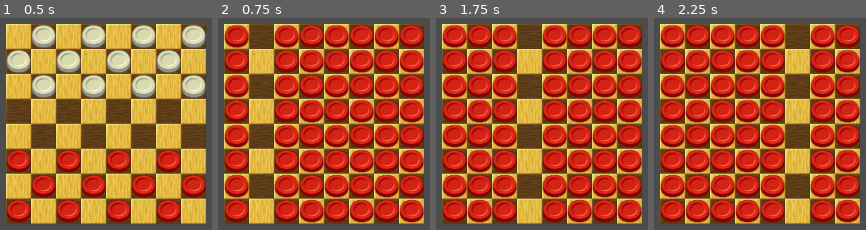
Above: before the commit, frames 1-4 (left to right).
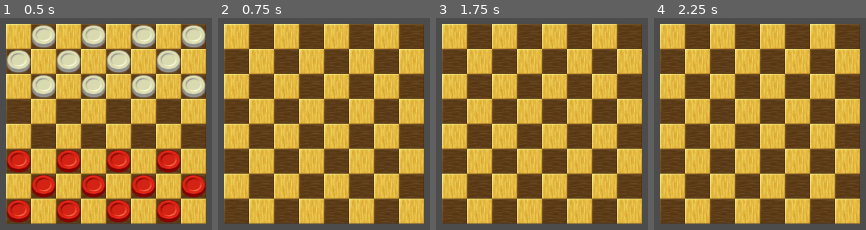
Above: after the commit, the same moments.

Repository: rcoconnor/GodotCheckers2
Game: Godot game, scene res://obj/BoardController.tscn
The game is run twice, just before and just after one commit, with the same random seed, the same clock (stepped at 60 frames per second) and the same inputs.
Inputs (mouse positions are in pixels of both pictures, inside the frame that each line leads up to):
- Up to frame 1 (0.5 s): no input
- Up to frame 2 (0.75 s): tap Enter (ui_accept) at 0.5 s; move the mouse to (237, 210) at 0.52 s; hold Enter (ui_accept) from 0.53 s (still down)
- Up to frame 3 (1.75 s): move the mouse to (503, 210) at 1.27 s; release Enter (ui_accept) at 1.28 s; click (503, 210) at 1.35 s; tap Enter (ui_accept) at 1.52, 1.55 s
- Up to frame 4 (2.25 s): tap Enter (ui_accept) at 1.82 s; move the mouse to (772, 210) at 2.02 s; hold Enter (ui_accept) from 2.03 s (still down)

Frame 1 is identical in both runs. In frame 2, 57% of the frame differs, in the area x 2-98%, y 3-97%; in frame 3, 57%; in frame 4, 57%.

Commit message:
added is_valid_move functionality

Diff:
--- a/project.godot
+++ b/project.godot
@@ -13,15 +13,9 @@
 "class": "Bitboard",
 "language": "GDScript",
 "path": "res://src/Bitboard.gd"
-}, {
-"base": "Node2D",
-"class": "ClickableSprite",
-"language": "GDScript",
-"path": "res://src/ClickableSprite.gd"
 } ]
 _global_script_class_icons={
-"Bitboard": "",
-"ClickableSprite": ""
+"Bitboard": ""
 }
 
 [application]
--- a/src/Bitboard.gd
+++ b/src/Bitboard.gd
@@ -30,6 +30,7 @@
 
 func _update(_delta):
     pass
+
 
 func shift_right():
     board_state = ( board_state >> 1 ) & CLEAR_SIGN_BIT
--- a/src/BitboardFunctions.gd
+++ b/src/BitboardFunctions.gd
@@ -6,7 +6,7 @@
 # This class implements static helper functions for the Bitboard class
 
 enum RANK { RANK_1 = 0, RANK_2 = 1,RANK_3 = 2, RANK_4 = 3, RANK_5 = 4, RANK_6 = 5, RANK_7 = 6, RANK_8 = 7}
-enum FILE { FILE_1, FILE_2, FILE_3, FILE_4, FILE_5, FILE_6, FILE_7, FILE_8 }
+enum FILE { FILE_A, FILE_B, FILE_C, FILE_D, FILE_E, FILE_F, FILE_G, FILE_H }
 
 
 
@@ -14,6 +14,7 @@
 var MASK_RANK = {}
 var CLEAR_FILE = {}
 var MASK_FILE = {}
+var PIECE_TABLE = {}
 
 func create_mask_rank():
     MASK_RANK[ RANK.RANK_1 ] = Bitboard.new()
@@ -35,41 +36,41 @@
 
 
 func create_clear_file():
-    CLEAR_FILE[ FILE.FILE_1 ] = Bitboard.new()
-    CLEAR_FILE[ FILE.FILE_1 ].set_state(true,  0x7EFEFEFEFEFEFEFE)
-    CLEAR_FILE[ FILE.FILE_2 ] = Bitboard.new()
-    CLEAR_FILE[ FILE.FILE_2 ].set_state(true,  0x7DFDFDFDFDFDFDFD)
-    CLEAR_FILE[ FILE.FILE_3 ] = Bitboard.new()
-    CLEAR_FILE[ FILE.FILE_3 ].set_state(true,  0x7BFBFBFBFBFBFBFB)
-    CLEAR_FILE[ FILE.FILE_4 ] = Bitboard.new()
-    CLEAR_FILE[ FILE.FILE_4 ].set_state(true,  0x77F7F7F7F7F7F7F7)
-    CLEAR_FILE[ FILE.FILE_5 ] = Bitboard.new()
-    CLEAR_FILE[ FILE.FILE_5 ].set_state(true,  0x6FEFEFEFEFEFEFEF)
-    CLEAR_FILE[ FILE.FILE_6 ] = Bitboard.new()
-    CLEAR_FILE[ FILE.FILE_6 ].set_state(true,  0x5FDFDFDFDFDFDFDF)
-    CLEAR_FILE[ FILE.FILE_7 ] = Bitboard.new()
-    CLEAR_FILE[ FILE.FILE_7 ].set_state(true,  0x3FBFBFBFBFBFBFBF)
-    CLEAR_FILE[ FILE.FILE_8 ] = Bitboard.new()
-    CLEAR_FILE[ FILE.FILE_8 ].set_state(false, 0x7F7F7F7F7F7F7F7F)
+    CLEAR_FILE[ FILE.FILE_A ] = Bitboard.new()
+    CLEAR_FILE[ FILE.FILE_A ].set_state(true,  0x7EFEFEFEFEFEFEFE)
+    CLEAR_FILE[ FILE.FILE_B ] = Bitboard.new()
+    CLEAR_FILE[ FILE.FILE_B ].set_state(true,  0x7DFDFDFDFDFDFDFD)
+    CLEAR_FILE[ FILE.FILE_C ] = Bitboard.new()
+    CLEAR_FILE[ FILE.FILE_C ].set_state(true,  0x7BFBFBFBFBFBFBFB)
+    CLEAR_FILE[ FILE.FILE_D ] = Bitboard.new()
+    CLEAR_FILE[ FILE.FILE_D ].set_state(true,  0x77F7F7F7F7F7F7F7)
+    CLEAR_FILE[ FILE.FILE_E ] = Bitboard.new()
+    CLEAR_FILE[ FILE.FILE_E ].set_state(true,  0x6FEFEFEFEFEFEFEF)
+    CLEAR_FILE[ FILE.FILE_F ] = Bitboard.new()
+    CLEAR_FILE[ FILE.FILE_F ].set_state(true,  0x5FDFDFDFDFDFDFDF)
+    CLEAR_FILE[ FILE.FILE_G ] = Bitboard.new()
+    CLEAR_FILE[ FILE.FILE_G ].set_state(true,  0x3FBFBFBFBFBFBFBF)
+    CLEAR_FILE[ FILE.FILE_H ] = Bitboard.new()
+    CLEAR_FILE[ FILE.FILE_H ].set_state(false, 0x7F7F7F7F7F7F7F7F)
 
 
 func create_mask_file():
-    MASK_FILE[ FILE.FILE_1 ] = Bitboard.new()
-    MASK_FILE[ FILE.FILE_1 ].set_state(false, 0x0101010101010101)
-    MASK_FILE[ FILE.FILE_2 ] = Bitboard.new()
-    MASK_FILE[ FILE.FILE_2 ].set_state(false, 0x0202020202020202)
-    MASK_FILE[ FILE.FILE_3 ] = Bitboard.new()
-    MASK_FILE[ FILE.FILE_3 ].set_state(false, 0x0404040404040404)
-    MASK_FILE[ FILE.FILE_4 ] = Bitboard.new()
-    MASK_FILE[ FILE.FILE_4 ].set_state(false, 0x0808080808080808)
-    MASK_FILE[ FILE.FILE_5 ] = Bitboard.new()
-    MASK_FILE[ FILE.FILE_5 ].set_state(false, 0x1010101010101010)
-    MASK_FILE[ FILE.FILE_6 ] = Bitboard.new()
-    MASK_FILE[ FILE.FILE_6 ].set_state(false, 0x2020202020202020)
-    MASK_FILE[ FILE.FILE_7 ] = Bitboard.new()
-    MASK_FILE[ FILE.FILE_7 ].set_state(false, 0x4040404040404040)
-    MASK_FILE[ FILE.FILE_8 ] = Bitboard.new()
-    MASK_FILE[ FILE.FILE_8 ].set_state(true,  0x0080808080808080)
+    MASK_FILE[ FILE.FILE_A ] = Bitboard.new()
+    MASK_FILE[ FILE.FILE_A ].set_state(false, 0x0101010101010101)
+    MASK_FILE[ FILE.FILE_B ] = Bitboard.new()
+    MASK_FILE[ FILE.FILE_B ].set_state(false, 0x0202020202020202)
+    MASK_FILE[ FILE.FILE_C ] = Bitboard.new()
+    MASK_FILE[ FILE.FILE_C ].set_state(false, 0x0404040404040404)
+    MASK_FILE[ FILE.FILE_D ] = Bitboard.new()
+    MASK_FILE[ FILE.FILE_D ].set_state(false, 0x0808080808080808)
+    MASK_FILE[ FILE.FILE_E ] = Bitboard.new()
+    MASK_FILE[ FILE.FILE_E ].set_state(false, 0x1010101010101010)
+    MASK_FILE[ FILE.FILE_F ] = Bitboard.new()
+    MASK_FILE[ FILE.FILE_F ].set_state(false, 0x2020202020202020)
+    MASK_FILE[ FILE.FILE_G ] = Bitboard.new()
+    MASK_FILE[ FILE.FILE_G ].set_state(false, 0x4040404040404040)
+    MASK_FILE[ FILE.FILE_H ] = Bitboard.new()
+    MASK_FILE[ FILE.FILE_H ].set_state(true,  0x0080808080808080)
 
 
 func create_clear_rank():
@@ -99,13 +100,38 @@
     CLEAR_RANK[RANK.RANK_8].set_state(false, 0x00FFFFFFFFFFFFFF)
 
 
+func create_piece_table():
+    var start_board = Bitboard.new()
+    start_board.set_state(false, 1)
+    for i in range(64):
+        var cur_board = multiple_shift_left(start_board, i)
+        PIECE_TABLE[i] = cur_board
+
+
+# returns a copy of board shifted num_times times
+static func multiple_shift_right(board, num_times):
+    var board_to_return = Bitboard.new()
+    board_to_return.set_state(board.get_msb(), board.get_board_state())
+    for i in range(num_times):
+        board_to_return.shift_right()
+    return board_to_return
+
+static func multiple_shift_left(board, num_times):
+    var board_to_return = Bitboard.new()
+    board_to_return.set_state(board.get_msb(), board.get_board_state())
+    if num_times != 0:
+        for i in range(num_times):
+            board_to_return.shift_left()
+    return board_to_return
+
+
 
 func _init():
     create_clear_rank()
     create_mask_rank()
     create_clear_file()
     create_mask_file()
-
+    create_piece_table()
 
 static func LOGICAL_OR(first_bitboard, second_bitboard):
     var new_msb = first_bitboard.get_msb() || second_bitboard.get_msb()
@@ -120,3 +146,17 @@
     var new_board = Bitboard.new()
     new_board.set_state(new_msb, new_state)
     return new_board
+
+
+
+const CLEAR_SIGN_BIT = 0x7FFFFFFFFFFFFFFF
+
+static func LOGICAL_NOT(bitboard):
+    #print("original board: ", bitboard.to_string())
+    var new_msb = ( !bitboard.get_msb() )
+    var new_state = (( ~bitboard.get_board_state() ) & CLEAR_SIGN_BIT)
+    #print("new state: %016x" % ( new_state  ))
+    var new_board = Bitboard.new()
+    new_board.set_state(new_msb, new_state)
+    #print("    new board: ", new_board.to_string())
+    return new_board
--- a/src/BoardController.gd
+++ b/src/BoardController.gd
@@ -22,6 +22,9 @@
 
 var board_functions
 var index = 0
+
+#var move_to_show = null
+
 # Called when the node enters the scene tree for the first time.
 func _ready():
     #var lookup = Lookup.new()
@@ -41,12 +44,14 @@
         target_piece.set_new_global_pos(mouse_pos)
         #target_piece.set_new_global_position(mouse_pos)
 
+
 func _input(event):
     if event.is_action_pressed("ui_accept"):  # space bar
         $PieceManager.clear_board()
         #print("rank 0: ", lookup.CLEAR_RANK)
-        $PieceManager.instance_pieces($PieceManager.DarkPiece, board_functions.CLEAR_FILE[index])
-        index+=1
+        #$PieceManager.instance_pieces($PieceManager.DarkPiece, board_functions.MASK_FILE[index])
+        #if (move_to_show != null):
+            #$PieceManager.instance_pieces($PieceManager.DarkPiece, move_to_show)
     if(event.is_action_pressed("Left Click")):
         pass
         #   if (event.is_action_pressed("Left Click")):
@@ -58,7 +63,9 @@
 
 
 func select_piece_received(node):
-    print("the piece has been received")
+#   print("the piece has been received")
+#   print("rank: ", node.get_rank())
+#   print("file: ", node.get_file())
     if (has_target == false):
         original_pos = node.global_position
         has_target = true
@@ -73,10 +80,18 @@
 
 # called when a square has been clicked
 func selected_signal_received(square_rank, square_file):
+    #   print("a square has been clicked")
     if (has_target):
         if (target_piece.get_rank() != square_rank && target_piece.get_file() != square_file):
-            has_target = false
-            $PieceManager.refresh_board()
+            var is_valid_move = target_piece.compute_is_valid_move(square_rank, square_file, $PieceManager.get_dark_piece_state())
+            #move_to_show = valid_moves
+            print("is_valid: ", is_valid_move)
+            if(is_valid_move):
+                has_target = false
+                $PieceManager.refresh_board()
+            else:
+                has_target = false
+                $PieceManager.refresh_board()
 
 
 #const SQUARE_SIZE = 32
--- a/src/ClickableSprite.gd
+++ b/src/ClickableSprite.gd
@@ -10,8 +10,8 @@
 var file = 0
 
 func _ready():
-    rank = position.x / 32
-    file = 7 - ( position.y / 32 )
+    file = position.x / 32
+    rank = 7 - ( position.y / 32 )
 
 func _input(event):
     if (event.is_action_pressed("Left Click")):
@@ -23,3 +23,7 @@
 
 func _on_mouse_exit():
     mouse_is_over_collider = false
+
+
+func highlight_square():
+    $AnimatedSprite.play("Medium")
--- a/src/Piece.gd
+++ b/src/Piece.gd
@@ -1,14 +1,28 @@
 extends Node2D
 
+#const Bitboard = prelead("res://src/Bitboard.gd")
+const BoardFunctions = preload("res://src/BitboardFunctions.gd")
+
 signal piece_selected(piece)
+
+const SPRITE_SIZE = 32
 
 var mouse_is_over_collider = false
 var is_target = false
 var old_pos = Vector2()
 
+var bitboardFunctions
+
+var rank
+var file
+var piece_index # the index of the square within the PIECE_TABLE dictionary
 # Called when the node enters the scene tree for the first time.
 func _ready():
-    pass # Replace with function body.
+    rank = 0
+    file = 0
+    piece_index = 0
+    bitboardFunctions = BoardFunctions.new()
+    #print("pice_table: ", bitboardFunctions.PIECE_TABLE[27].to_string())
 
 export(int) var speed = 500
 
@@ -17,9 +31,20 @@
     pass
 
 
+
+func set_file(new_file):
+    file = new_file
+    var new_x = file * SPRITE_SIZE
+    set_position(Vector2(new_x, position.y))
+    piece_index = (8 * rank) + file
+func set_rank(new_rank):
+    rank = new_rank
+    var new_y = (7 - rank ) * SPRITE_SIZE
+    piece_index = (8 * rank) + file
+    set_position(Vector2(position.x, new_y))
+
 func set_new_global_pos(new_pos):
     set_global_position(new_pos)
-
 
 # Called every frame. 'delta' is the elapsed time since the previous frame.
 func _physics_process(_delta):
@@ -30,11 +55,54 @@
         #set_global_position(vec)
 
 
+func compute_is_valid_move(new_rank, new_file, own_side_bitboard):
+    var new_index: int = (8 * new_rank) + new_file
+    var shifted_piece_table = bitboardFunctions.PIECE_TABLE[new_index]
+    #print("shifted: ", shifted_piece_table.to_string())
+    var valid_moves = compute_piece_valid_moves(new_rank, new_file, own_side_bitboard)
+    #print('valid  : ', valid_moves.to_string())
+    var is_valid = BoardFunctions.multiple_shift_right(BoardFunctions.LOGICAL_AND(shifted_piece_table, valid_moves), new_index)
+    #print("isvalid: ", is_valid.to_string())
+    if is_valid.get_board_state() == 1 && is_valid.get_msb() == false:
+        return true
+    else:
+        return false
+
+func compute_piece_valid_moves(new_rank, new_file, own_side_bitboard):
+    var piece_loc_bitboard = Bitboard.new()
+    var new_msb = bitboardFunctions.PIECE_TABLE[piece_index].get_msb()
+    var new_state = bitboardFunctions.PIECE_TABLE[piece_index].get_board_state()
+    piece_loc_bitboard.set_state(new_msb, new_state)
+#   print("piece_loc_bitboard: ", piece_loc_bitboard.to_string())
+#   print("rank: ", rank)
+#   print("file: ", file)
+#   print("new_rank: ", new_rank)
+#   print("new_file: ", new_file)
+#   print("ownside: ", own_side_bitboard.to_string())
+#   print("piece_index: ", piece_index)
+
+    var piece_clip_file_h = BoardFunctions.LOGICAL_AND(piece_loc_bitboard, bitboardFunctions.CLEAR_FILE[7])
+    #var king_flip_file_a = BoardFunctions.LOGICAL_AND(king_loc_bitboard, BoardFunctions.CLEAR_FILE[0])
+    #print("clip h: ", piece_clip_file_h.to_string())
+    var left_spot = BoardFunctions.multiple_shift_left(piece_clip_file_h, 7)
+    #print("left  : ", left_spot.to_string())
+    var right_spot = BoardFunctions.multiple_shift_left(piece_clip_file_h, 9)
+    #print("right : ", right_spot.to_string())
+    var possible_moves = BoardFunctions.LOGICAL_OR(left_spot, right_spot)
+    #print("possib: ", possible_moves.to_string())
+    var inverted_board = BoardFunctions.LOGICAL_NOT(own_side_bitboard)
+    #print('inverted: ', inverted_board.to_string())
+    var valid_moves = BoardFunctions.LOGICAL_AND(possible_moves, inverted_board)
+    #print("valids: ", valid_moves.to_string())
+    return valid_moves
+
 func get_rank():
-    return (position.x / 32)
+    return rank
+    #return (position.x / SPRITE_SIZE)
 
 func get_file():
-    return (7 - (position.y / 32))
+    return file
+#return (7 - (position.y / SPRITE_SIZE))
 
 func _input(event):
     if event.is_action_pressed("Left Click"):
--- a/src/PieceManager.gd
+++ b/src/PieceManager.gd
@@ -50,8 +50,12 @@
             #print("getLSB: ", temp_board.get_lsb())
             if (temp_board.get_lsb() == 1):
                 var new_piece = node_to_instance.instance()
-                new_piece.position = Vector2(file * new_piece.scale.x * SPRITE_SIZE, (7-rank) * new_piece.scale.y * SPRITE_SIZE)
                 add_child(new_piece)
                 new_piece.set_owner(self)
                 pieces_array.append(new_piece)
+                new_piece.set_file(file)
+                new_piece.set_rank(rank)
             temp_board.shift_right()
+
+func get_dark_piece_state():
+    return dark_piece_state
